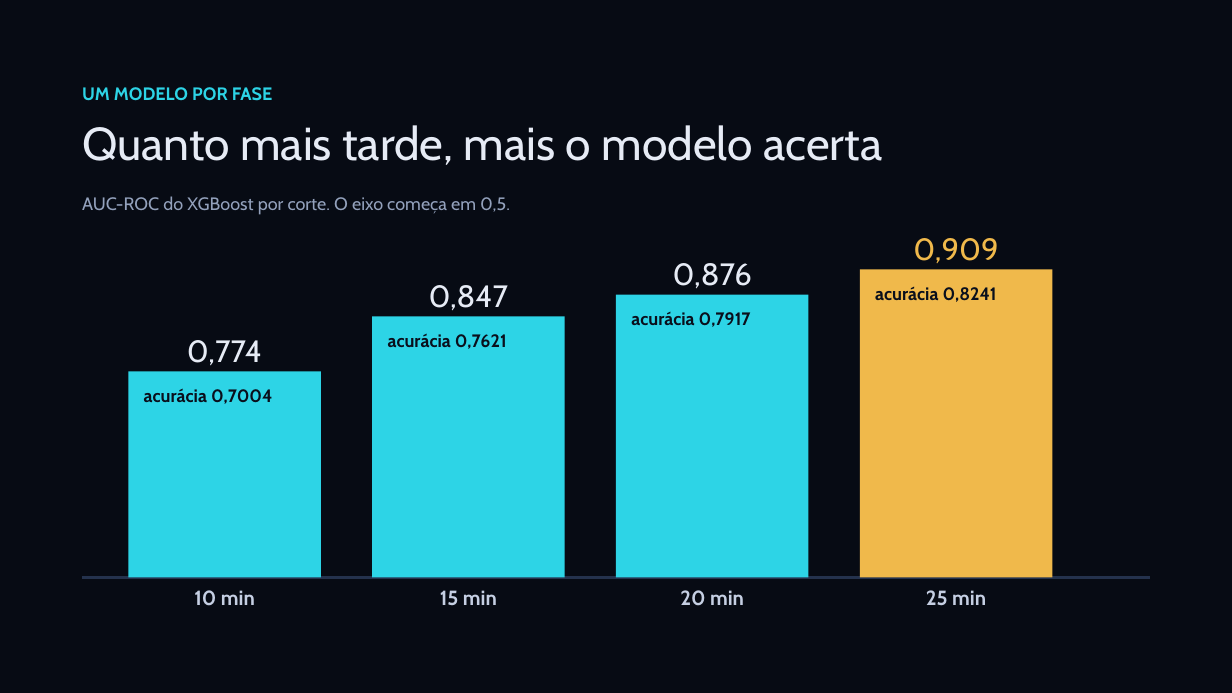
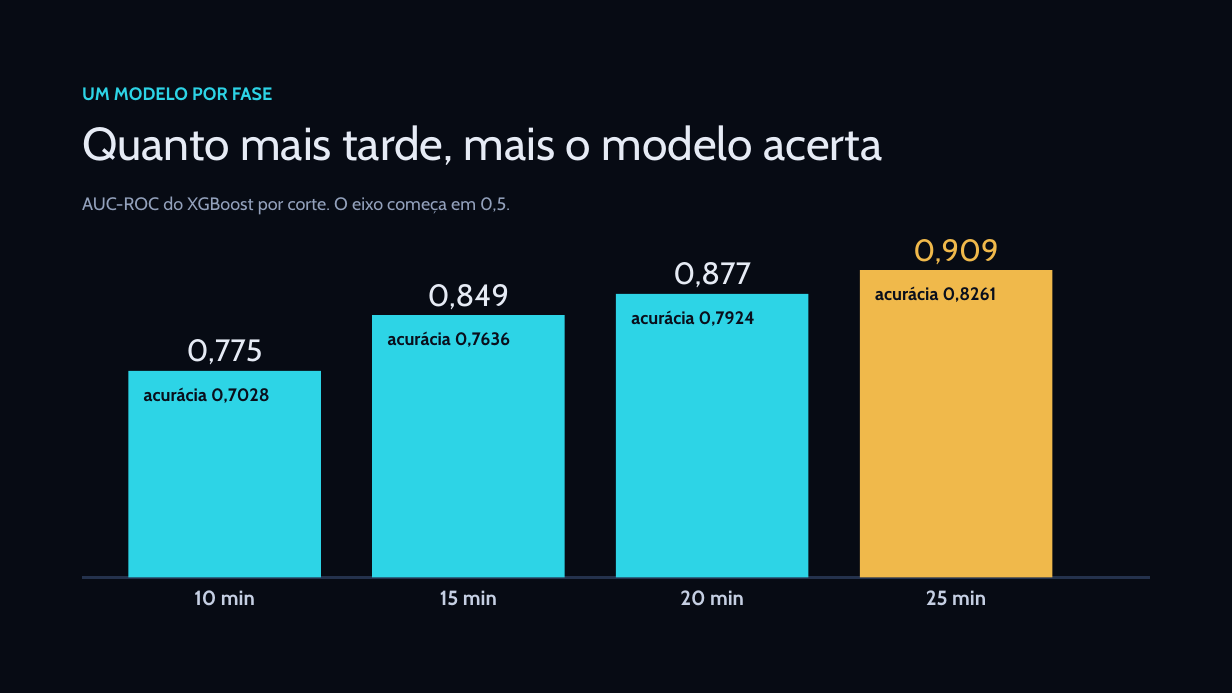
Before and after one commit to tamiosso125/lol-analytics, a slide deck: slide 11 of docs/bellestraiko_defesa_v4.pptx. Drawn at 1232x693 pixels with LibreOffice and Linux fonts; fonts in the diff are those of the drawing. Boxes give left, top, right and bottom in pixels: in the first picture for what was removed or moved away, otherwise in the second. Text is boxed around its words. In the diff, an @@ line names an element or a change of style, - is before the commit and + after.

```diff
--- a/docs/bellestraiko_defesa_v4.pptx
+++ b/docs/bellestraiko_defesa_v4.pptx
@@ text at [673, 262, 751, 287]: text changed @@
-0,876
+0,877
@@ text at [428, 284, 510, 309]: text changed @@
-0,847
+0,849
@@ text at [875, 287, 997, 302]: text changed @@
-acurácia 0,8241
+acurácia 0,8261
@@ text at [631, 311, 755, 326]: text changed @@
-acurácia 0,7917
+acurácia 0,7924
@@ text at [187, 339, 263, 364]: text changed @@
-0,774
+0,775
@@ text at [388, 331, 510, 347]: text changed @@
-acurácia 0,7621
+acurácia 0,7636
@@ text at [144, 387, 270, 403]: text changed @@
-acurácia 0,7004
+acurácia 0,7028
```
Also in this commit, not shown: 6 other slides changed, 1 other file.
